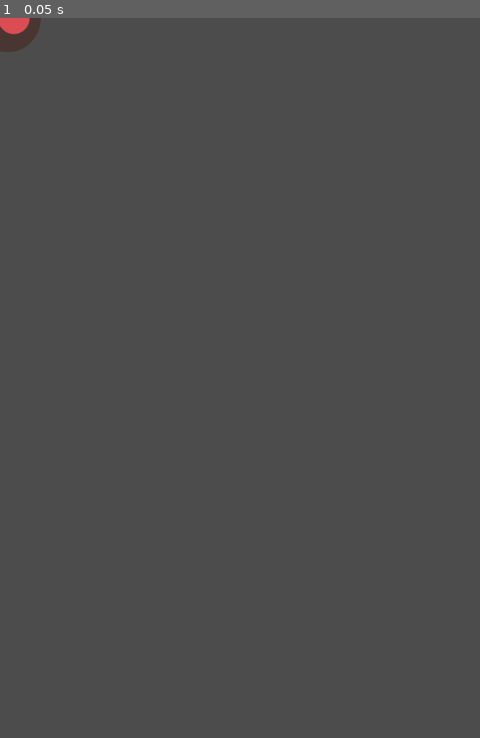
Above: before the commit, frame 1.
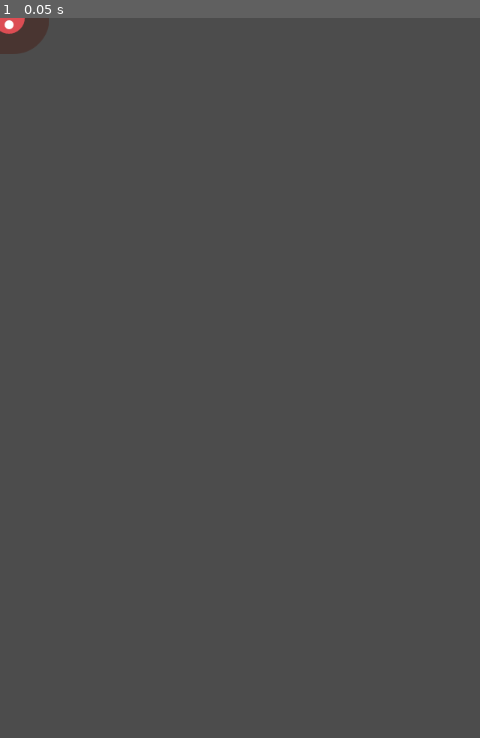
Above: after the commit, the same moment.

Repository: fisheye36/dodge-the-creeps
Game: Godot game, scene res://scenes/Mob/Mob.tscn
Two runs of this game, one before a commit and one after it. Both use one fixed random seed, a clock stepped at 60 frames per second and the inputs below. The project has no main scene, so this scene is started directly.
Inputs:
- Up to frame 1 (0.05 s): no input

The runs differ from the first frame. In frame 1, 0.1% of the frame differs, in the area x 0-11%, y 0-5%.

Commit message:
Add enemy behavior
Enemy selects random animation when is added to the scene and frees
memory when is no longer visible on the screen.

Diff:
--- /dev/null
+++ b/scenes/Mob/Mob.gd
@@ -0,0 +1,15 @@
+extends RigidBody2D
+
+export var min_speed := 150
+export var max_speed := 250
+
+func _ready() -> void:
+    _select_random_animation()
+
+func _select_random_animation() -> void:
+    var mob_sprite := ($MobAnimatedSprite as AnimatedSprite)
+    var animation_names := mob_sprite.frames.get_animation_names()
+    mob_sprite.animation = animation_names[randi() % animation_names.size()]
+
+func _on_screen_exited() -> void:
+    queue_free()
--- a/scenes/Mob/Mob.tscn
+++ b/scenes/Mob/Mob.tscn
@@ -1,25 +1,26 @@
-[gd_scene load_steps=9 format=2]
+[gd_scene load_steps=10 format=2]
 
-[ext_resource path="res://scenes/Mob/enemyFlyingAlt_1.png" type="Texture" id=1]
-[ext_resource path="res://scenes/Mob/enemyFlyingAlt_2.png" type="Texture" id=2]
-[ext_resource path="res://scenes/Mob/enemyWalking_1.png" type="Texture" id=3]
-[ext_resource path="res://scenes/Mob/enemyWalking_2.png" type="Texture" id=4]
-[ext_resource path="res://scenes/Mob/enemySwimming_1.png" type="Texture" id=5]
-[ext_resource path="res://scenes/Mob/enemySwimming_2.png" type="Texture" id=6]
+[ext_resource path="res://scenes/Mob/Mob.gd" type="Script" id=1]
+[ext_resource path="res://scenes/Mob/enemyFlyingAlt_1.png" type="Texture" id=2]
+[ext_resource path="res://scenes/Mob/enemyFlyingAlt_2.png" type="Texture" id=3]
+[ext_resource path="res://scenes/Mob/enemyWalking_1.png" type="Texture" id=4]
+[ext_resource path="res://scenes/Mob/enemyWalking_2.png" type="Texture" id=5]
+[ext_resource path="res://scenes/Mob/enemySwimming_1.png" type="Texture" id=6]
+[ext_resource path="res://scenes/Mob/enemySwimming_2.png" type="Texture" id=7]
 
 [sub_resource type="SpriteFrames" id=1]
 animations = [ {
-"frames": [ ExtResource( 1 ), ExtResource( 2 ) ],
+"frames": [ ExtResource( 2 ), ExtResource( 3 ) ],
 "loop": true,
 "name": "fly",
 "speed": 3.0
 }, {
-"frames": [ ExtResource( 3 ), ExtResource( 4 ) ],
+"frames": [ ExtResource( 4 ), ExtResource( 5 ) ],
 "loop": true,
 "name": "walk",
 "speed": 4.0
 }, {
-"frames": [ ExtResource( 5 ), ExtResource( 6 ) ],
+"frames": [ ExtResource( 6 ), ExtResource( 7 ) ],
 "loop": true,
 "name": "swim",
 "speed": 4.0
@@ -31,6 +32,7 @@
 [node name="Mob" type="RigidBody2D"]
 collision_mask = 0
 gravity_scale = 0.0
+script = ExtResource( 1 )
 __meta__ = {
 "_edit_group_": true
 }
@@ -45,3 +47,5 @@
 shape = SubResource( 2 )
 
 [node name="Visibility" type="VisibilityNotifier2D" parent="."]
+
+[connection signal="screen_exited" from="Visibility" to="." method="_on_screen_exited"]
